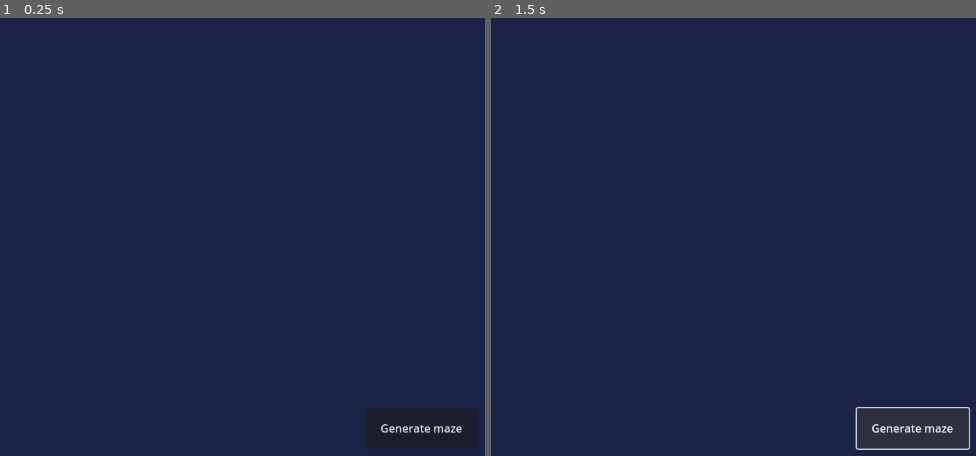
Above: before the commit, frames 1-2 (left to right).
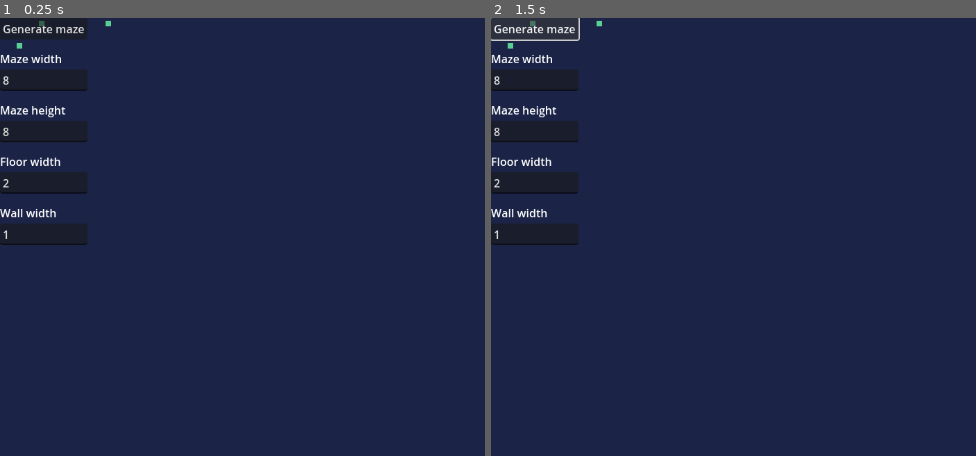
Above: after the commit, the same moments.

Repository: Kobefir/maze-generation
Game: Godot game, scene res://world.tscn
Same seed, same stepped clock (60 frames per second), same inputs: the game is played once before the commit and once after it.
Inputs:
- Up to frame 1 (0.25 s): no input
- Up to frame 2 (1.5 s): click "Generate maze" at 0.5 s; click "Generate maze" at 1.25 s

The runs differ from the first frame. In frame 1, 6.9% of the frame differs, in the area x 0-99%, y 0-99%; in frame 2, 4.9%.

Commit message:
Started implementing maze property UI
- Text input fields will be used to set maze properties when the "Generate maze" button is clicked

Diff:
--- /dev/null
+++ b/map.gd
@@ -0,0 +1,10 @@
+extends TileMapLayer
+
+func _init() -> void:
+	SignalBus.generate_maze.connect(_on_generate_maze)
+
+func clear_map() -> void:
+	clear()
+
+func _on_generate_maze() -> void:
+	return
--- a/map_ui.tres
+++ b/map_ui.tres
@@ -1,3 +1,18 @@
-[gd_resource type="TileSet" format=3 uid="uid://cxnpf76q08m5y"]
+[gd_resource type="TileSet" load_steps=3 format=3 uid="uid://bt85yuwn2tfrb"]
+
+[ext_resource type="Texture2D" uid="uid://d1b52lhvofrhg" path="res://art/map_ui.png" id="1_wh6s6"]
+
+[sub_resource type="TileSetAtlasSource" id="TileSetAtlasSource_prqqw"]
+texture = ExtResource("1_wh6s6")
+texture_region_size = Vector2i(8, 8)
+0:0/0 = 0
+1:0/0 = 0
+2:0/0 = 0
+3:0/0 = 0
+0:1/0 = 0
+1:1/0 = 0
+2:1/0 = 0
+3:1/0 = 0
 
 [resource]
+sources/0 = SubResource("TileSetAtlasSource_prqqw")
--- a/world.tscn
+++ b/world.tscn
@@ -1,6 +1,8 @@
-[gd_scene load_steps=2 format=3 uid="uid://d2jqibm3vtgex"]
+[gd_scene load_steps=4 format=3 uid="uid://d2jqibm3vtgex"]
 
 [ext_resource type="Script" uid="uid://ddepihu7vsn5e" path="res://cellular_automata.gd" id="1_f3sb7"]
+[ext_resource type="TileSet" uid="uid://bt85yuwn2tfrb" path="res://map_ui.tres" id="2_tlwt5"]
+[ext_resource type="Script" uid="uid://met31er2yvbq" path="res://map.gd" id="3_aqk2v"]
 
 [node name="World" type="Node2D"]
 
@@ -9,11 +11,69 @@
 
 [node name="UI" type="CanvasLayer" parent="."]
 
-[node name="Map" type="Node2D" parent="UI"]
+[node name="Map" type="TileMapLayer" parent="UI"]
+position = Vector2(100, 0)
+tile_map_data = PackedByteArray(0, 0, 3, 0, 0, 0, 0, 0, 1, 0, 0, 0, 0, 0, 1, 0, 255, 255, 0, 0, 1, 0, 0, 0, 0, 0, 253, 255, 0, 0, 0, 0, 1, 0, 0, 0, 0, 0, 251, 255, 2, 0, 0, 0, 1, 0, 0, 0, 0, 0, 247, 255, 253, 255, 0, 0, 1, 0, 0, 0, 0, 0)
+tile_set = ExtResource("2_tlwt5")
+collision_enabled = false
+navigation_enabled = false
+script = ExtResource("3_aqk2v")
 
-[node name="Button" type="Button" parent="UI"]
-offset_left = 527.0
-offset_top = 562.0
-offset_right = 688.0
-offset_bottom = 620.0
+[node name="MazeProperties" type="VBoxContainer" parent="UI"]
+offset_right = 40.0
+offset_bottom = 40.0
+theme_override_constants/separation = 16
+
+[node name="GenerateMazeButton" type="Button" parent="UI/MazeProperties"]
+layout_mode = 2
 text = "Generate maze"
+
+[node name="WidthContainer" type="VBoxContainer" parent="UI/MazeProperties"]
+layout_mode = 2
+
+[node name="WidthLabel" type="Label" parent="UI/MazeProperties/WidthContainer"]
+layout_mode = 2
+text = "Maze width"
+
+[node name="WidthInput" type="LineEdit" parent="UI/MazeProperties/WidthContainer"]
+clip_contents = true
+layout_mode = 2
+text = "8"
+
+[node name="HeightContainer" type="VBoxContainer" parent="UI/MazeProperties"]
+layout_mode = 2
+
+[node name="HeightLabel" type="Label" parent="UI/MazeProperties/HeightContainer"]
+layout_mode = 2
+text = "Maze height"
+
+[node name="HeightInput" type="LineEdit" parent="UI/MazeProperties/HeightContainer"]
+clip_contents = true
+layout_mode = 2
+text = "8"
+
+[node name="FloorWidthContainer" type="VBoxContainer" parent="UI/MazeProperties"]
+layout_mode = 2
+
+[node name="FloorWidthLabel" type="Label" parent="UI/MazeProperties/FloorWidthContainer"]
+layout_mode = 2
+text = "Floor width"
+
+[node name="FloorWidthInput" type="LineEdit" parent="UI/MazeProperties/FloorWidthContainer"]
+clip_contents = true
+layout_mode = 2
+text = "2"
+
+[node name="WallWidthContainer" type="VBoxContainer" parent="UI/MazeProperties"]
+layout_mode = 2
+
+[node name="WallWidthLabel" type="Label" parent="UI/MazeProperties/WallWidthContainer"]
+layout_mode = 2
+text = "Wall width"
+
+[node name="WallWidthInput" type="LineEdit" parent="UI/MazeProperties/WallWidthContainer"]
+clip_contents = true
+layout_mode = 2
+text = "1"
+
+[node name="Camera2D" type="Camera2D" parent="."]
Not shown, added: map.gd.uid
